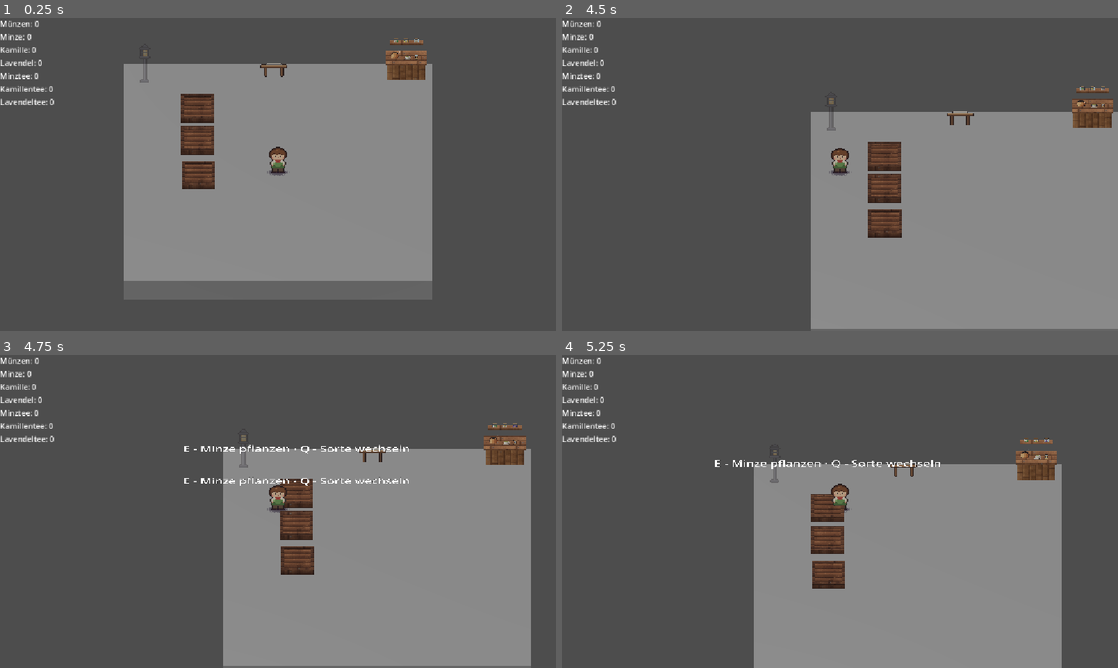
Above: before the commit, frames 1-4 (two rows, left to right).
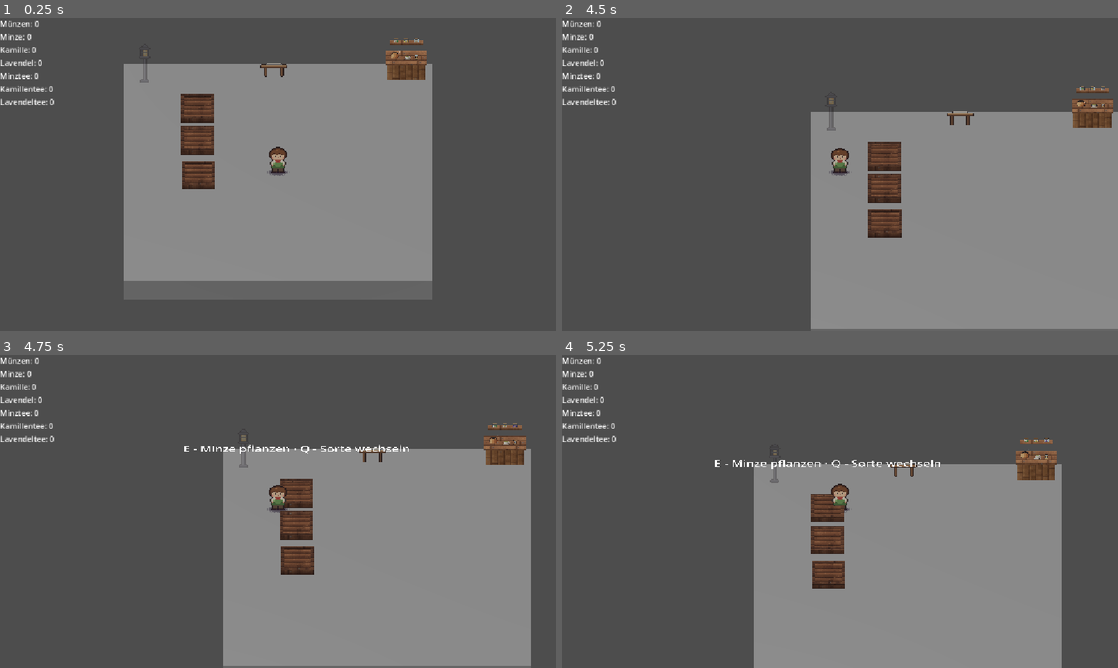
Above: after the commit, the same moments.

Repository: rjn21/teahut
Game: Godot game, scene res://scenes/world.tscn
Two runs of this game, one before a commit and one after it. Both use one fixed random seed, a clock stepped at 60 frames per second and the inputs below.
Inputs:
- Up to frame 1 (0.25 s): no input
- Up to frame 2 (4.5 s): tap Enter at 0.5 s; hold W (move_forward) 0.53-2.03 s; tap Q (cycle) at 0.6, 1.55, 2.1, 3.05 s; tap E (interact) at 0.8, 1.35, 2.3, 2.85, 3.8 s; hold A (move_left) 2.03-3.53 s; hold S (move_back) 3.53-4.28 s; tap 1 at 3.6 s; hold D (move_right) from 4.28 s (still down); tap 2 at 4.35 s
- Up to frame 3 (4.75 s): keep holding D (move_right); tap Q (cycle) at 4.55 s
- Up to frame 4 (5.25 s): release D (move_right) at 5.03 s; hold W (move_forward) from 5.03 s (still down); tap 3 at 5.1 s

Frames 1-2 are identical in both runs. In frame 3, 0.3% of the frame differs, in the area x 33-74%, y 38-42%; in frame 4, nothing differs.

Commit message:
M6b-fix: Figur wählt das nächste Objekt als Interaktionsziel
Neue Basisklasse Interactable (interact, cycle, set_focused,
update_interaction_label). Die Figur sucht über ihre InteractionArea
das nächste Interactable und leitet E/Q nur an dieses weiter; nur
dessen Hinweis ist sichtbar. Beete, Teestation, Ablage und Laterne
erben von Interactable statt eigener Body-/Input-Abfragen.

Co-Authored-By: Claude Opus 5.5 <noreply@anthropic.com>
Claude-Session: https://claude.ai/code/session_01QBSsgnEvP9MggTQbxuoXue

Diff:
--- a/scenes/player.tscn
+++ b/scenes/player.tscn
@@ -10,6 +10,9 @@
 [sub_resource type="CapsuleShape3D" id="CapsuleShape3D_m56b8"]
 radius = 0.35
 height = 1.8
+
+[sub_resource type="SphereShape3D" id="SphereShape3D_emwdv"]
+radius = 0.35
 
 [node name="Player" type="CharacterBody3D" unique_id=1657315162]
 script = ExtResource("1_4flbx")
@@ -24,3 +27,10 @@
 shape = SubResource("CapsuleShape3D_m56b8")
 
 [node name="PlayerSprite" parent="." unique_id=944193490 instance=ExtResource("2_onrkg")]
+
+[node name="InteractionArea" type="Area3D" parent="." unique_id=67532329]
+monitorable = false
+
+[node name="CollisionShape3D" type="CollisionShape3D" parent="InteractionArea" unique_id=247272800]
+transform = Transform3D(1, 0, 0, 0, 1, 0, 0, 0, 1, 0, 0.5, 0)
+shape = SubResource("SphereShape3D_emwdv")
--- a/scripts/herb_plot.gd
+++ b/scripts/herb_plot.gd
@@ -1,4 +1,4 @@
-extends Area3D
+extends Interactable
 
 enum  PlotState {
 	EMPTY,
@@ -14,10 +14,8 @@
 		return herbs[herb_index]
 
 var state: PlotState = PlotState.EMPTY
-var player_in_range: bool = false
 var remaining: float = 0.0
 
-@onready var interaction_label: Label3D = $InteractionLabel
 @onready var bed_visual: HerbPlantVisual = $GardenBed
 
 func _ready() -> void:
@@ -25,8 +23,6 @@
 	add_to_group("persist")
 	interaction_label.visible = false
 	bed_visual.herb = herb.id
-	body_entered.connect(_on_body_entered)
-	body_exited.connect(_on_body_exited)
 	update_interaction_label()
 	update_visual()
 
@@ -38,28 +34,12 @@
 		else:
 			update_visual()
 
-	if player_in_range and Input.is_action_just_pressed("interact"):
-		interact()
-
-	if player_in_range and Input.is_action_just_pressed("cycle"):
-		select_next_herb()
-
 func select_next_herb() -> void:
 	if state != PlotState.EMPTY:
 		return
 	herb_index = (herb_index + 1) % herbs.size()
 	bed_visual.herb = herb.id
 	update_interaction_label()
-
-func _on_body_entered(body: Node3D) -> void:
-	if body is CharacterBody3D:
-		player_in_range = true
-		interaction_label.visible = true
-
-func _on_body_exited(body: Node3D) -> void:
-	if body is CharacterBody3D:
-		player_in_range = false
-		interaction_label.visible = false
 
 func interact() -> void:
 	match state:
@@ -104,6 +84,9 @@
 		progress = 1.0 - remaining / herb.growth_duration
 	bed_visual.set_from_state(state, progress)
 
+func cycle() -> void:
+	select_next_herb()
+
 #	--- Spielstand ---
 
 func get_save_data() -> Dictionary:
--- /dev/null
+++ b/scripts/interactable.gd
@@ -0,0 +1,18 @@
+class_name Interactable
+extends Area3D
+
+@onready var interaction_label: Label3D = $InteractionLabel
+
+func interact() -> void:
+	pass
+
+func cycle() -> void:
+	pass
+
+func set_focused(value: bool) -> void:
+	interaction_label.visible = value
+	if value:
+		update_interaction_label()
+
+func update_interaction_label() -> void:
+	pass
--- a/scripts/lantern_spot.gd
+++ b/scripts/lantern_spot.gd
@@ -1,40 +1,20 @@
-extends Area3D
+extends Interactable
 
 @export var price: int = 10
 
-var player_in_range: bool = false
-var bought: bool = false
-
-@onready var interaction_label: Label3D = $InteractionLabel
 @onready var lantern: NightGlow = $Lantern
 @onready var lantern_sprite: Sprite3D = $Lantern/Sprite
 
+var bought: bool = false
 
 # Called when the node enters the scene tree for the first time.
 func _ready() -> void:
 	add_to_group("persist")
 	interaction_label.visible = false
 	show_as_preview(true)
-	body_entered.connect(_on_body_entered)
-	body_exited.connect(_on_body_exited)
 	update_interaction_label()
 
-func _on_body_entered(body: Node3D) -> void:
-	if body is CharacterBody3D:
-		player_in_range = true
-		update_interaction_label()
-		interaction_label.visible = true
-
-func _on_body_exited(body: Node3D) -> void:
-	if body is CharacterBody3D:
-		player_in_range = false
-		interaction_label.visible = false
-
 # Called every frame. 'delta' is the elapsed time since the previous frame.
-func _process(_delta: float) -> void:
-	if player_in_range and Input.is_action_just_pressed("interact"):
-		buy_lantern()
-
 func buy_lantern() -> void:
 	if bought:
 		return
@@ -63,6 +43,9 @@
 		lantern_sprite.cast_shadow = GeometryInstance3D.SHADOW_CASTING_SETTING_ON
 	lantern.lit = not preview
 
+func interact() -> void:
+	buy_lantern()
+
 #	--- Spielstand ---
 func get_save_data() -> Dictionary:
 	return {
--- a/scripts/order_counter.gd
+++ b/scripts/order_counter.gd
@@ -1,32 +1,10 @@
-extends Area3D
+extends Interactable
 
 @export var teas: Array[TeaData] = []
-
-var player_in_range: bool = false
-
-@onready var interaction_label: Label3D = $InteractionLabel
 
 func _ready() -> void:
 	assert(not teas.is_empty(), "Ablage: keine TeaData zugewiesen")
 	interaction_label.visible = false
-	body_entered.connect(_on_body_entered)
-	body_exited.connect(_on_body_exited)
-
-func _on_body_entered(body: Node3D) -> void:
-	if body is CharacterBody3D:
-		player_in_range = true
-		update_interaction_label()
-		interaction_label.visible = true
-
-func _on_body_exited(body: Node3D) -> void:
-	if body is CharacterBody3D:
-		player_in_range = false
-		update_interaction_label()
-		interaction_label.visible = false
-
-func _process(_delta: float) -> void:
-	if player_in_range and Input.is_action_just_pressed("interact"):
-		deliver_tea()
 
 func deliver_tea() -> void:
 	for tea in teas:
@@ -40,3 +18,6 @@
 
 func update_interaction_label() -> void:
 	interaction_label.text = "E - Tee abgeben"
+
+func interact() -> void:
+	deliver_tea()
--- a/scripts/player.gd
+++ b/scripts/player.gd
@@ -2,8 +2,44 @@
 
 @export var move_speed: float = 4.0
 
+@onready var interaction_area: Area3D = $InteractionArea
+
+var current_target: Interactable = null
+
 func _ready() -> void:
 	add_to_group("persist")
+
+func _process(_delta: float) -> void:
+	_set_target(_find_nearest_interactable())
+	if current_target == null:
+		return
+	if Input.is_action_just_pressed("interact"):
+		current_target.interact()
+	elif Input.is_action_just_pressed("cycle"):
+		current_target.cycle()
+
+
+func _find_nearest_interactable() -> Interactable:
+	var nearest: Interactable = null
+	var best_distance: float = INF
+	for area in interaction_area.get_overlapping_areas():
+		if area is Interactable:
+			var distance: float = global_position.distance_squared_to(area.global_position)
+			if distance < best_distance:
+				best_distance = distance
+				nearest = area as Interactable
+	return nearest
+
+
+func _set_target(new_target: Interactable) -> void:
+	if new_target == current_target:
+		return
+	var old_target: Interactable = current_target
+	if old_target != null:
+		old_target.set_focused(false)
+	if new_target != null:
+		new_target.set_focused(true)
+	current_target = new_target
 
 func _physics_process(delta: float) -> void:
 	var input_direction: Vector2 = Input.get_vector(
--- a/scripts/tea_station.gd
+++ b/scripts/tea_station.gd
@@ -1,4 +1,4 @@
-extends Area3D
+extends Interactable
 
 enum TeaState {
 	IDLE,
@@ -14,40 +14,19 @@
 		return teas[tea_index]
 
 var state: TeaState = TeaState.IDLE
-var player_in_range: bool = false
 var remaining: float = 0.0
-
-@onready var interaction_label: Label3D = $InteractionLabel
 
 func _ready() -> void:
 	assert(not teas.is_empty(), "Teestation: keine TeaData zugewiesen")
 	add_to_group("persist")
 	interaction_label.visible = false
 	update_interaction_label()
-	body_entered.connect(_on_body_entered)
-	body_exited.connect(_on_body_exited)
 
 func _process(delta: float) -> void:
 	if state == TeaState.BREWING:
 		remaining -= delta
 		if remaining <= 0.0:
 			_on_brew_finished()
-	if player_in_range and Input.is_action_just_pressed("interact"):
-		interact()
-
-	if player_in_range and Input.is_action_just_pressed("cycle"):
-		select_next_tea()
-
-func _on_body_entered(body: Node3D) -> void:
-	if body is CharacterBody3D:
-		player_in_range = true
-		update_interaction_label()
-		interaction_label.visible = true
-
-func _on_body_exited(body: Node3D) -> void:
-	if body is CharacterBody3D:
-		player_in_range = false
-		interaction_label.visible = false
 
 func interact() -> void:
 	match state:
@@ -98,6 +77,9 @@
 	tea_index = (tea_index + 1) % teas.size()
 	update_interaction_label()
 
+func cycle() -> void:
+	select_next_tea()
+
 #	--- Spielstand ---
 
 func get_save_data() -> Dictionary:
Not shown, added: scripts/interactable.gd.uid
